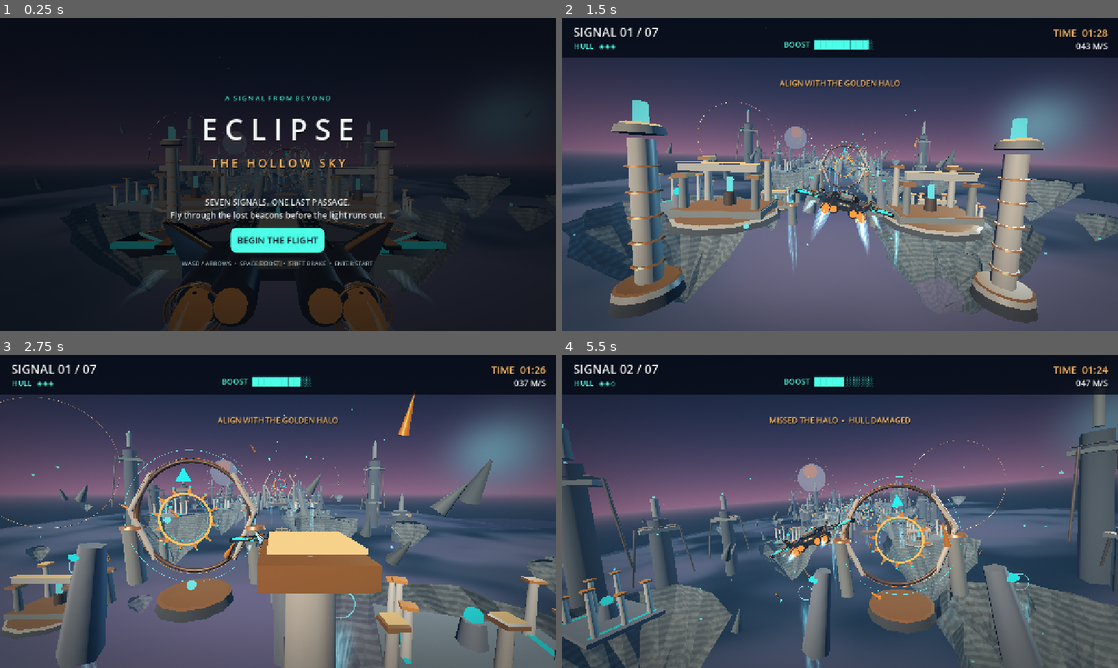
Above: before the commit, frames 1-4 (two rows, left to right).
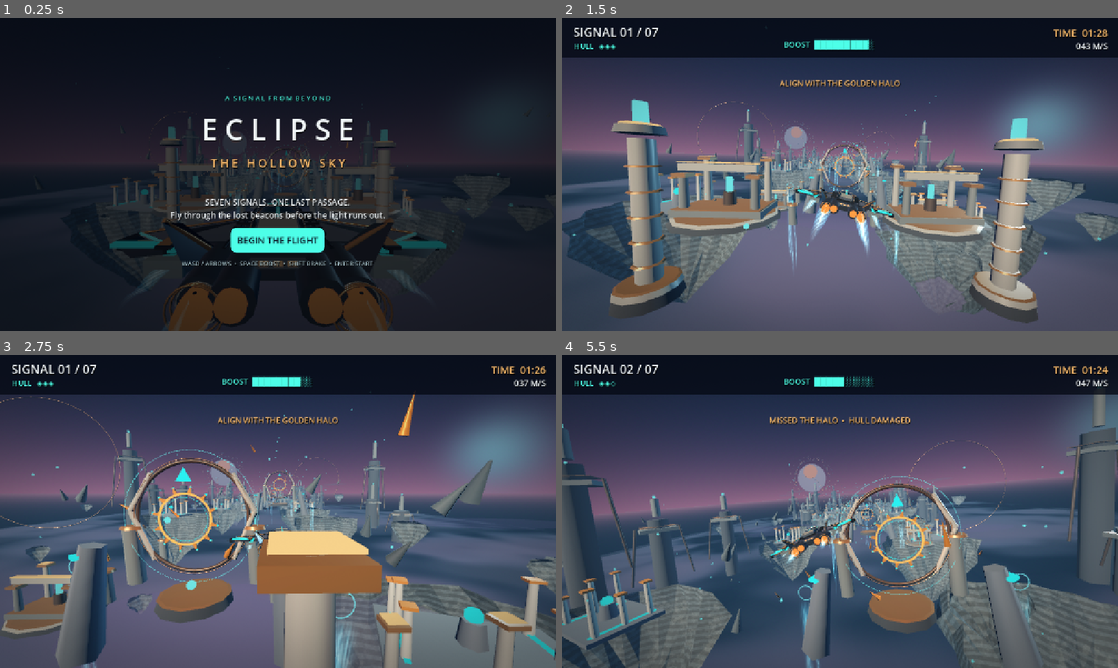
Above: after the commit, the same moments.

Repository: tpylman90-ctrl/Eclipse-The-Hollow-Sky
Game: Godot game, scene res://scenes/main.tscn
The game is run twice, just before and just after one commit, with the same random seed, the same clock (stepped at 60 frames per second) and the same inputs.
Inputs:
- Up to frame 1 (0.25 s): no input
- Up to frame 2 (1.5 s): click "BEGIN THE FLIGHT" at 0.5 s; tap Enter (start_game) at 1.25 s; hold D (steer_right) from 1.28 s (still down); hold Space (boost) from 1.28 s (still down)
- Up to frame 3 (2.75 s): release D (steer_right) at 2.03 s; release Space (boost) at 2.03 s; hold Shift (brake) from 2.03 s (still down); tap Enter (start_game) at 2.1 s
- Up to frame 4 (5.5 s): release Shift (brake) at 2.78 s; hold D (steer_right) 2.78-3.53 s; hold Space (boost) 2.78-3.53 s; hold W (steer_up) 3.53-4.28 s; tap Enter (start_game) at 3.6, 5.1 s; hold Space (boost) 4.28-5.03 s; hold A (steer_left) from 4.28 s (still down)

The runs differ from the first frame. In frame 1, 0.2% of the frame differs, in the area x 13-90%, y 12-98%; in frame 2, 2.8%, in the area x 0-100%, y 24-94%; in frame 3, 2.7%; in frame 4, 2.5%.

Commit message:
Introduce experimental Vulkan Mobile Ultra rendering with 4x MSAA and 4096px sun shadows

Diff:
--- a/project.godot
+++ b/project.godot
@@ -8,7 +8,7 @@
 
 config/name="ECLIPSE: THE HOLLOW SKY"
 run/main_scene="res://scenes/main.tscn"
-config/features=PackedStringArray("4.5", "GL Compatibility")
+config/features=PackedStringArray("4.5", "Mobile")
 run/low_processor_mode=false
 
 [display]
@@ -22,8 +22,16 @@
 
 [rendering]
 
-renderer/rendering_method="gl_compatibility"
-renderer/rendering_method.mobile="gl_compatibility"
+renderer/rendering_method="mobile"
+renderer/rendering_method.mobile="mobile"
+renderer/rendering_device/driver="vulkan"
+renderer/rendering_device/fallback_to_opengl3=true
+anti_aliasing/quality/msaa_3d=2
+anti_aliasing/quality/msaa_3d.mobile=2
+lights_and_shadows/directional_shadow/size=4096
+lights_and_shadows/directional_shadow/size.mobile=4096
+environment/glow/upscale_mode=1
+environment/glow/upscale_mode.mobile=1
 textures/default_filters/use_nearest_mipmap_filter=false
 environment/defaults/default_clear_color=Color(0.039, 0.055, 0.125, 1)
 
